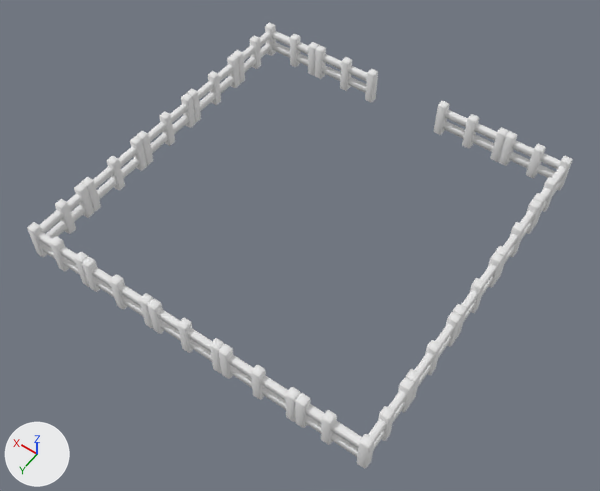
The OBJ model MiniFarm/Models/fance.obj: old version first, new version second.
The view is the same before and after, from a 50 mm camera at (-7.69, 12.15, 16.19) aimed at (-0.28, 1.77, -0.12). Lighting does not change. The marker at lower left points along +X, +Y and +Z. Where no turn or scale is listed for an object, it has been applied to the vertices.

Names of what the first picture shows: 'Farm_Fence_C_01', 'Farm_Fence_C_01__10_', 'Farm_Fence_C_01__1_', 'Farm_Fence_C_01__2_', 'Farm_Fence_C_01__3_', 'Farm_Fence_C_01__4_', 'Farm_Fence_C_01__5_', 'Farm_Fence_C_01__6_', 'Farm_Fence_C_01__7_', 'Farm_Fence_C_01__8_', 'Farm_Fence_C_01__9_', 'Farm_Fence_C_02', 'Farm_Fence_C_02__1_', 'Farm_Fence_C_02__2_', 'Farm_Fence_C_02__3_'.
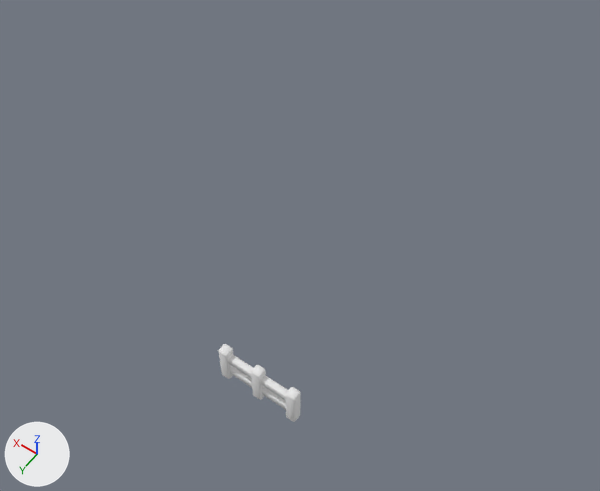
The newer file is also turned or shifted as a whole; pictures and numbers use the older file's frame.

Boxes [x1, y1, x2, y2] around the edits, measured in the pictures (600 x 491 px):
'Farm_Fence_C_02__2_', deleted: before [295, 378, 414, 469]
'Farm_Fence_C_02', deleted: before [27, 183, 94, 287]
'Farm_Fence_C_02__3_', deleted: before [499, 131, 573, 227]
'Farm_Fence_C_02__1_', deleted: before [233, 22, 319, 84]
'Farm_Fence_C_01__2_', deleted: before [147, 299, 224, 373]
'Farm_Fence_C_01__5_', deleted: before [434, 101, 509, 162]
'Farm_Fence_C_01__7_', deleted: before [81, 136, 147, 212]
'Farm_Fence_C_01', deleted: before [82, 257, 153, 328]
'Farm_Fence_C_01__3_', deleted: before [315, 45, 378, 102]
'Farm_Fence_C_01__4_', deleted: before [136, 94, 196, 165]
'Farm_Fence_C_01__6_', deleted: before [187, 55, 240, 123]
'Farm_Fence_C_01__10_', deleted: before [405, 311, 462, 404]
'Farm_Fence_C_01__8_', deleted: before [453, 252, 504, 339]
'Farm_Fence_C_01__9_', deleted: before [495, 199, 542, 280]

What the commit changed:
Object 'Farm_Fence_C_01' (ob_farm_fence_c_01) is deleted.
Object 'Farm_Fence_C_01__10_' (ob_farm_fence_c_01__10) is deleted.
Object 'Farm_Fence_C_01__2_' (ob_farm_fence_c_01__2) is deleted.
Object 'Farm_Fence_C_01__3_' (ob_farm_fence_c_01__3) is deleted.
Object 'Farm_Fence_C_01__4_' (ob_farm_fence_c_01__4) is deleted.
Object 'Farm_Fence_C_01__5_' (ob_farm_fence_c_01__5) is deleted.
Object 'Farm_Fence_C_01__6_' (ob_farm_fence_c_01__6) is deleted.
Object 'Farm_Fence_C_01__7_' (ob_farm_fence_c_01__7) is deleted.
Object 'Farm_Fence_C_01__8_' (ob_farm_fence_c_01__8) is deleted.
Object 'Farm_Fence_C_01__9_' (ob_farm_fence_c_01__9) is deleted.
Object 'Farm_Fence_C_02' (ob_farm_fence_c_02) is deleted.
Object 'Farm_Fence_C_02__1_' (ob_farm_fence_c_02__1) is deleted.
Object 'Farm_Fence_C_02__2_' (ob_farm_fence_c_02__2) is deleted.
Object 'Farm_Fence_C_02__3_' (ob_farm_fence_c_02__3) is deleted.
